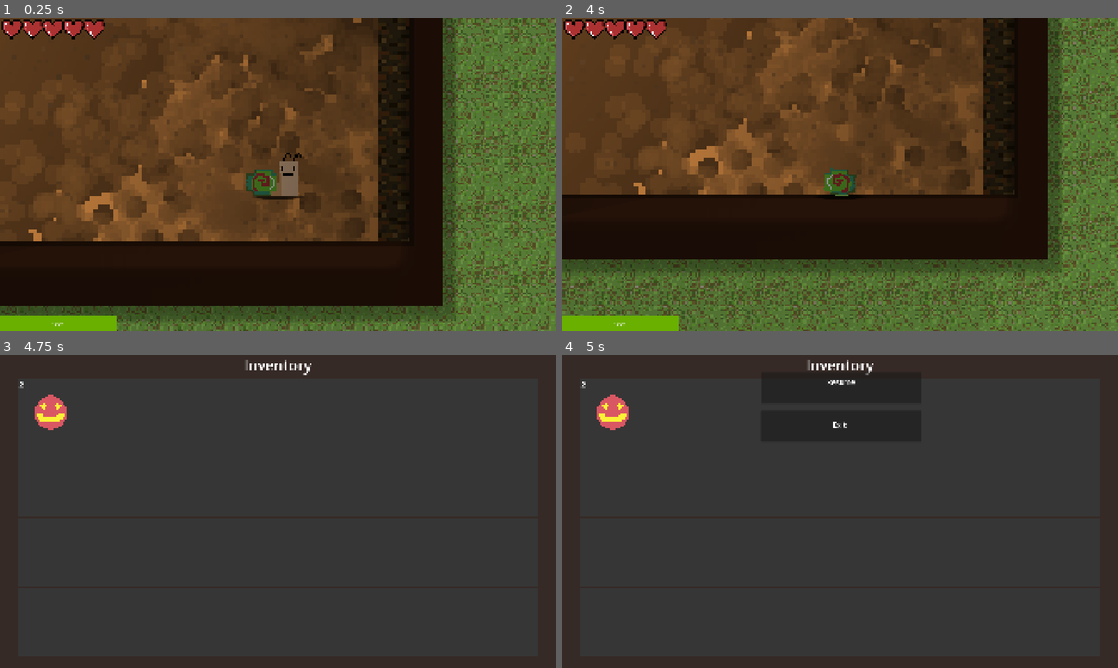
Above: before the commit, frames 1-4 (two rows, left to right).
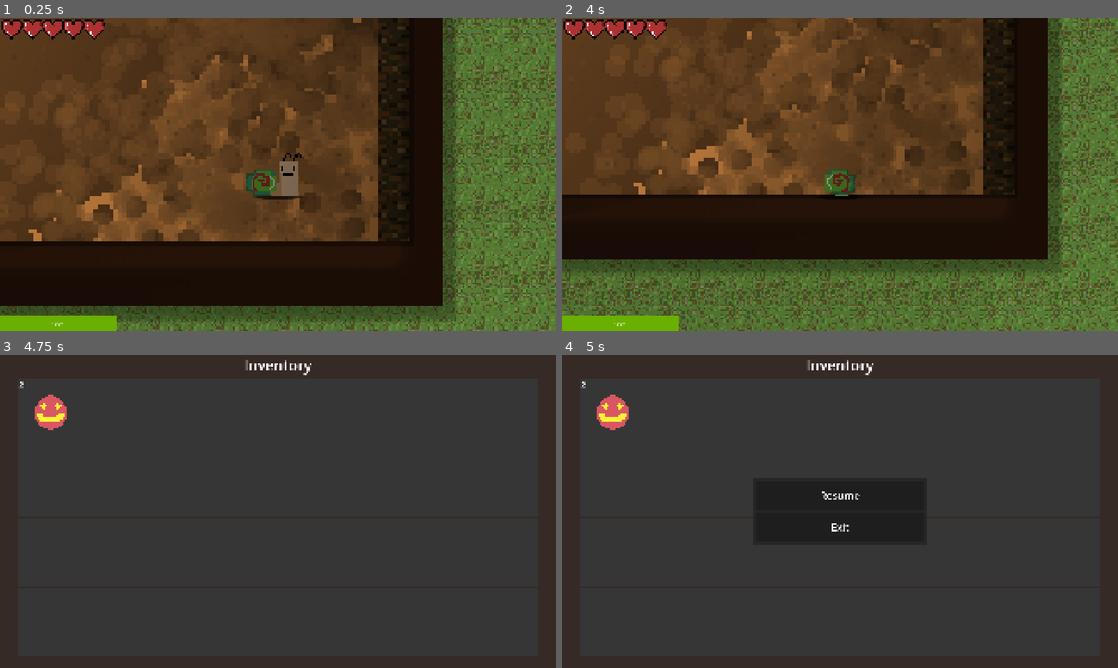
Above: after the commit, the same moments.

Repository: mark4pro/rogue-like
Game: Godot game, scene res://worldGen/testGen.tscn
Same seed, same stepped clock (60 frames per second), same inputs: the game is played once before the commit and once after it.
Inputs (mouse positions are in pixels of both pictures, inside the frame that each line leads up to):
- Up to frame 1 (0.25 s): no input
- Up to frame 2 (4 s): tap Enter at 0.5, 2.75 s; move the mouse to (962, 158) at 0.52 s; hold D (right) 0.53-1.28 s; tap E (pickup, bound only before the commit) at 0.6, 1.55, 2.1, 3.05, 3.8 s; click (962, 158) at 0.67 s; tap Space at 1.25 s; move the mouse to (728, 190) at 1.27 s; hold S (down) 1.28-2.03 s; tap F6 (free_cam) at 1.35 s; move the mouse to (895, 105) at 2.02 s; hold D (right) 2.03-2.78 s; move the mouse to (812, 237) at 2.77 s; hold W (up) 2.78-3.53 s; tap Ctrl (roll) at 2.85 s; click (812, 237) at 2.92 s; move the mouse to (1006, 221) at 3.52 s; hold A (left) from 3.53 s (still down); hold Shift (sprint) from 3.53 s (still down)
- Up to frame 3 (4.75 s): keep holding A (left); tap I (inventory) at 4.15 s; move the mouse to (111, 464) at 4.27 s; release Shift (sprint) at 4.28 s; tap E (pickup, bound only before the commit) at 4.35 s
- Up to frame 4 (5 s): keep holding A (left); tap Escape (pause) at 4.9 s

Frames 1-3 are identical in both runs. In frame 4, 0.2% of the frame differs, in the area x 46-56%, y 5-57%.

Commit message:
Redesigned pause menu
added hub exit and the option to go back to hub in the pause menu

Diff:
--- a/Assets/prefabs/player.tscn
+++ b/Assets/prefabs/player.tscn
@@ -6,6 +6,7 @@
 [ext_resource type="Texture2D" uid="uid://b70aujp6bewbx" path="res://Assets/imgs/shadow.png" id="4_gmoaq"]
 [ext_resource type="Script" uid="uid://dwmaslk0joqji" path="res://inventory_ui.gd" id="5_w0l5f"]
 [ext_resource type="Script" uid="uid://lad2fj3lc8w3" path="res://Script/pause_menu.gd" id="6_4312i"]
+[ext_resource type="Script" uid="uid://b6bwarcve0kkn" path="res://Script/death_screen.gd" id="7_4312i"]
 
 [sub_resource type="PhysicsMaterial" id="PhysicsMaterial_mbpd7"]
 friction = 0.0
@@ -345,17 +346,17 @@
 [node name="MessageTimer" type="Timer" parent="UI" unique_id=1616340881]
 wait_time = 2.0
 
-[node name="InventoryUI" type="CanvasLayer" parent="." unique_id=546084464]
+[node name="inventoryUI" type="CanvasLayer" parent="." unique_id=546084464]
 visible = false
 
-[node name="Inventory_UI" type="Control" parent="InventoryUI" unique_id=637673965]
+[node name="inventory" type="Control" parent="inventoryUI" unique_id=637673965]
 layout_mode = 3
 anchors_preset = 0
 offset_right = 40.0
 offset_bottom = 40.0
 script = ExtResource("5_w0l5f")
 
-[node name="ColorRect" type="ColorRect" parent="InventoryUI/Inventory_UI" unique_id=1208581209]
+[node name="ColorRect" type="ColorRect" parent="inventoryUI/inventory" unique_id=1208581209]
 layout_mode = 0
 offset_right = 1920.0
 offset_bottom = 1080.0
@@ -363,7 +364,7 @@
 grow_vertical = 2
 color = Color(0.21, 0.16534, 0.1491, 1)
 
-[node name="Label" type="Label" parent="InventoryUI/Inventory_UI/ColorRect" unique_id=1893994091]
+[node name="Label" type="Label" parent="inventoryUI/inventory/ColorRect" unique_id=1893994091]
 layout_mode = 0
 offset_right = 1920.0
 offset_bottom = 69.0
@@ -372,7 +373,7 @@
 text = "Inventory"
 horizontal_alignment = 1
 
-[node name="GridContainer" type="GridContainer" parent="InventoryUI/Inventory_UI/ColorRect" unique_id=561799135]
+[node name="GridContainer" type="GridContainer" parent="inventoryUI/inventory/ColorRect" unique_id=561799135]
 layout_mode = 0
 offset_left = 64.0
 offset_top = 80.0
@@ -382,10 +383,9 @@
 theme_override_constants/v_separation = 2
 columns = 8
 
-[node name="pause_menu" type="CanvasLayer" parent="." unique_id=732976117]
-visible = false
-
-[node name="pauseMenu" type="Control" parent="pause_menu" unique_id=403354627]
+[node name="pauseMenu" type="CanvasLayer" parent="." unique_id=732976117]
+
+[node name="pauseMenu" type="Control" parent="pauseMenu" unique_id=403354627]
 layout_mode = 3
 anchors_preset = 15
 anchor_right = 1.0
@@ -395,68 +395,47 @@
 script = ExtResource("6_4312i")
 metadata/_edit_group_ = true
 
-[node name="exit_game" type="Button" parent="pause_menu/pauseMenu" unique_id=251820944]
-layout_mode = 1
-anchors_preset = -1
-anchor_left = 17.2
-anchor_top = 4.8
-anchor_right = 17.2
-anchor_bottom = 4.8
-offset_left = -32337.0
-offset_top = -4992.0
-offset_right = -31783.0
-offset_bottom = -4883.0
-grow_horizontal = 2
-metadata/_edit_group_ = true
-
-[node name="Label" type="Label" parent="pause_menu/pauseMenu/exit_game" unique_id=589077677]
-layout_mode = 0
-offset_left = 202.0
-offset_top = 20.0
-offset_right = 340.0
-offset_bottom = 79.0
-theme_override_font_sizes/font_size = 25
-text = "Exit"
-horizontal_alignment = 1
-vertical_alignment = 1
-
-[node name="Resume" type="Button" parent="pause_menu/pauseMenu" unique_id=1713300757]
-layout_mode = 0
-offset_left = 688.0
-offset_top = 60.0
-offset_right = 1242.0
-offset_bottom = 169.0
+[node name="ColorRect" type="ColorRect" parent="pauseMenu/pauseMenu" unique_id=1491490495]
+custom_minimum_size = Vector2(600, 340)
+layout_mode = 0
+offset_left = 660.0
+offset_top = 370.0
+offset_right = 1260.0
+offset_bottom = 710.0
+color = Color(0.14767182, 0.14767179, 0.14767179, 1)
+
+[node name="Resume" type="Button" parent="pauseMenu/pauseMenu/ColorRect" unique_id=1713300757]
+custom_minimum_size = Vector2(580, 100)
+layout_mode = 0
+offset_left = 10.0
+offset_top = 10.0
+offset_right = 590.0
+offset_bottom = 110.0
 text = "
 "
 metadata/_edit_group_ = true
 
-[node name="Label" type="Label" parent="pause_menu/pauseMenu/Resume" unique_id=527838027]
-layout_mode = 0
-offset_left = -5.0
-offset_right = 557.0
-offset_bottom = 107.0
-theme_override_font_sizes/font_size = 25
-text = "Resume
-"
+[node name="Label" type="Label" parent="pauseMenu/pauseMenu/ColorRect/Resume" unique_id=527838027]
+layout_mode = 1
+anchors_preset = 15
+anchor_right = 1.0
+anchor_bottom = 1.0
+grow_horizontal = 2
+grow_vertical = 2
+theme_override_font_sizes/font_size = 35
+text = "Resume"
 horizontal_alignment = 1
 vertical_alignment = 1
 
-[node name="Dead" type="CanvasLayer" parent="." unique_id=133084291]
-
-[node name="death_screen" type="Control" parent="Dead" unique_id=279523899]
-layout_mode = 3
-anchors_preset = 0
-offset_right = 40.0
-offset_bottom = 40.0
-
-[node name="back_to_hub" type="Button" parent="Dead/death_screen" unique_id=164796879]
-layout_mode = 0
-offset_left = 710.0
-offset_top = 950.0
-offset_right = 1210.0
-offset_bottom = 1050.0
-
-[node name="Label" type="Label" parent="Dead/death_screen/back_to_hub" unique_id=1413778075]
+[node name="backToHub" type="Button" parent="pauseMenu/pauseMenu/ColorRect" unique_id=1232013853]
+custom_minimum_size = Vector2(580, 100)
+layout_mode = 0
+offset_left = 10.0
+offset_top = 120.0
+offset_right = 590.0
+offset_bottom = 220.0
+
+[node name="Label" type="Label" parent="pauseMenu/pauseMenu/ColorRect/backToHub" unique_id=1768137557]
 layout_mode = 1
 anchors_preset = 15
 anchor_right = 1.0
@@ -468,9 +447,60 @@
 horizontal_alignment = 1
 vertical_alignment = 1
 
+[node name="exitGame" type="Button" parent="pauseMenu/pauseMenu/ColorRect" unique_id=251820944]
+custom_minimum_size = Vector2(580, 100)
+layout_mode = 0
+offset_left = 10.0
+offset_top = 230.0
+offset_right = 590.0
+offset_bottom = 330.0
+metadata/_edit_group_ = true
+
+[node name="Label" type="Label" parent="pauseMenu/pauseMenu/ColorRect/exitGame" unique_id=589077677]
+layout_mode = 1
+anchors_preset = 15
+anchor_right = 1.0
+anchor_bottom = 1.0
+grow_horizontal = 2
+grow_vertical = 2
+theme_override_font_sizes/font_size = 35
+text = "Exit"
+horizontal_alignment = 1
+vertical_alignment = 1
+
+[node name="deathMenu" type="CanvasLayer" parent="." unique_id=133084291]
+visible = false
+
+[node name="deathScreen" type="Control" parent="deathMenu" unique_id=279523899]
+layout_mode = 3
+anchors_preset = 0
+offset_right = 40.0
+offset_bottom = 40.0
+script = ExtResource("7_4312i")
+
+[node name="backToHub" type="Button" parent="deathMenu/deathScreen" unique_id=164796879]
+layout_mode = 0
+offset_left = 710.0
+offset_top = 950.0
+offset_right = 1210.0
+offset_bottom = 1050.0
+
+[node name="Label" type="Label" parent="deathMenu/deathScreen/backToHub" unique_id=1413778075]
+layout_mode = 1
+anchors_preset = 15
+anchor_right = 1.0
+anchor_bottom = 1.0
+grow_horizontal = 2
+grow_vertical = 2
+theme_override_font_sizes/font_size = 35
+text = "Back to hub world"
+horizontal_alignment = 1
+vertical_alignment = 1
+
 [connection signal="animation_finished" from="RotPoint/Sprite2D" to="." method="_on_sprite_2d_animation_finished"]
 [connection signal="timeout" from="roll_cooldown" to="." method="_on_roll_cooldown_timeout"]
 [connection signal="timeout" from="UI/MessageTimer" to="." method="_on_message_timer_timeout"]
-[connection signal="pressed" from="pause_menu/pauseMenu/exit_game" to="pause_menu/pauseMenu" method="_on_exit_game_pressed"]
-[connection signal="button_down" from="pause_menu/pauseMenu/Resume" to="pause_menu/pauseMenu" method="_on_resume_button_down"]
-[connection signal="pressed" from="Dead/death_screen/back_to_hub" to="." method="_on_back_to_hub_pressed"]
+[connection signal="button_down" from="pauseMenu/pauseMenu/ColorRect/Resume" to="pauseMenu/pauseMenu" method="_on_resume_button_down"]
+[connection signal="button_down" from="pauseMenu/pauseMenu/ColorRect/backToHub" to="pauseMenu/pauseMenu" method="_on_back_to_hub_button_down"]
+[connection signal="button_down" from="pauseMenu/pauseMenu/ColorRect/exitGame" to="pauseMenu/pauseMenu" method="_on_exit_game_button_down"]
+[connection signal="button_down" from="deathMenu/deathScreen/backToHub" to="deathMenu/deathScreen" method="_on_back_to_hub_button_down"]
--- a/Scenes/hub.tscn
+++ b/Scenes/hub.tscn
@@ -11,6 +11,7 @@
 [ext_resource type="Shader" uid="uid://b8rek7pxkyq5r" path="res://Assets/shaders/drop_shadow.gdshader" id="7_lw6cm"]
 [ext_resource type="Texture2D" uid="uid://8ijmbvm5swve" path="res://Assets/imgs/Hub/Hub_Bounds.png" id="8_vkujn"]
 [ext_resource type="PackedScene" uid="uid://biahn66yel13i" path="res://Assets/prefabs/tree.tscn" id="9_f11wv"]
+[ext_resource type="Script" uid="uid://vrbdmd6n1uor" path="res://Script/Hub_exit.gd" id="9_y6p6t"]
 
 [sub_resource type="ShaderMaterial" id="ShaderMaterial_f11wv"]
 shader = ExtResource("4_vkujn")
@@ -121,6 +122,7 @@
 
 [node name="Exit" type="Node2D" parent="." unique_id=2063789021]
 position = Vector2(38, 448)
+script = ExtResource("9_y6p6t")
 
 [node name="Sprite2D" type="Sprite2D" parent="Exit" unique_id=1399694429]
 texture = SubResource("GradientTexture2D_y6p6t")
@@ -222,3 +224,6 @@
 
 [node name="Ambient" type="CanvasModulate" parent="DaylightSystem" unique_id=1210830975]
 color = Color(0.34407556, 0.3440758, 0.34407565, 1)
+
+[connection signal="body_entered" from="Exit/Area2D" to="Exit" method="_on_area_2d_body_entered"]
+[connection signal="body_exited" from="Exit/Area2D" to="Exit" method="_on_area_2d_body_exited"]
--- /dev/null
+++ b/Script/Hub_exit.gd
@@ -0,0 +1,15 @@
+extends Node2D
+
+var touching : bool = false
+
+func _process(delta: float) -> void:
+	if touching and Input.is_action_just_pressed("interact") and not get_tree().paused:
+		Global.sceneIndex = 1
+
+func _on_area_2d_body_entered(body: Node2D) -> void:
+	if body.is_in_group("Player"):
+		Global.sendMessage("Press E to start your journey!", 2.0)
+		touching = true
+
+func _on_area_2d_body_exited(body: Node2D) -> void:
+	touching = false
--- /dev/null
+++ b/Script/death_screen.gd
@@ -0,0 +1,4 @@
+extends Control
+
+func _on_back_to_hub_button_down() -> void:
+	Global.sceneIndex = 0
--- a/Script/groundItem.gd
+++ b/Script/groundItem.gd
@@ -12,7 +12,7 @@
 
 # Called every frame. 'delta' is the elapsed time since the previous frame.
 func _process(delta: float) -> void:
-	if player_in_range and Input.is_action_just_pressed("pickup") and not get_tree().paused:
+	if player_in_range and Input.is_action_just_pressed("interact") and not get_tree().paused:
 		pickup_item()
 
 func pickup_item():
@@ -23,7 +23,7 @@
 func _on_area_2d_body_entered(body: Node2D) -> void:
 	if body.is_in_group("Player"):
 		player_in_range = true
-		Global.sendMessage("Press E to pickup " + item.name, 1.0)
+		Global.sendMessage("Press E to pickup " + item.name + ".", 1.0)
 
 func _on_area_2d_body_exited(body: Node2D) -> void:
 	if body.is_in_group("Player"):
--- a/Script/pause_menu.gd
+++ b/Script/pause_menu.gd
@@ -1,17 +1,46 @@
 extends Control
 
 @onready var pauseCanvasLayer : CanvasLayer = $".."
+@onready var bg : ColorRect = $ColorRect
+@onready var exitBttn : Button = $ColorRect/exitGame
 
-func _ready() -> void:
-	pass
+var bgChildren : Array[Node] = []
+
+func getChildCount() -> int:
+	var count = 0
+
+	for c in bgChildren:
+		if c.visible: count += 1
+
+	return count
 
 func _process(delta: float) -> void:
-	pass
+	bgChildren = bg.get_children()
+
+	var bgCount : int = getChildCount()
+
+	if Global.sceneIndex == 0:
+		$ColorRect/backToHub.visible = false
+
+		var dif : int = bgChildren.size() - bgCount
+		var thisIndex : int = bgChildren.find(exitBttn) - dif
+
+		exitBttn.position.y = (thisIndex * 100) + (thisIndex * 10) + 10
+
+		var halfBGSize : Vector2 = bg.size / 2
+		var newSize : float = (bgCount * 100) + (bgCount * 10) + 10
+
+		bg.custom_minimum_size.y = newSize
+		bg.size.y = newSize
+		bg.position = Vector2(960 - halfBGSize.x, 540 - halfBGSize.y)
 
 func _on_resume_button_down() -> void:
 	get_tree().paused = !get_tree().paused
 	pauseCanvasLayer.visible = !pauseCanvasLayer.visible
 
+func _on_back_to_hub_button_down() -> void:
+	get_tree().paused = false
+	Global.sceneIndex = 0
 
-func _on_exit_game_pressed() -> void:
+func _on_exit_game_button_down() -> void:
 	get_tree().quit()
--- a/Script/player_controller.gd
+++ b/Script/player_controller.gd
@@ -8,10 +8,10 @@
 @onready var roll_cooldown : Timer = $roll_cooldown
 @onready var left_grass : GPUParticles2D = $leftGrass
 @onready var right_grass : GPUParticles2D = $rightGrass
-@onready var Inventory_UI : CanvasLayer = $InventoryUI
+@onready var Inventory_UI : CanvasLayer = $inventoryUI
 @onready var camera : Camera2D = $Camera2D
-@onready var pauseMenu : CanvasLayer = $pause_menu
-@onready var deathScreen : CanvasLayer = $Dead
+@onready var pauseMenu : CanvasLayer = $pauseMenu
+@onready var deathScreen : CanvasLayer = $deathMenu
 
 @export_category("Stats")
 @export var max_health : float = 100
@@ -56,7 +56,7 @@
 	Inventory_UI.visible = false
 	pauseMenu.visible = false
 	deathScreen.visible = false
-	Global.inventoryUI = $InventoryUI/Inventory_UI
+	Global.inventoryUI = $inventoryUI/inventory
 
 	var boundsChk = get_tree().get_nodes_in_group("Bounds")
 	if not boundsChk.is_empty(): bounds = boundsChk[0].get_node_or_null("CollisionPolygon2D")
@@ -256,9 +256,6 @@
 	if anim == "start_roll" or anim == "end_roll":
 		roll_state += 1
 
-func _on_back_to_hub_pressed() -> void:
-	Global.sceneIndex = 0
-
 func _on_message_timer_timeout() -> void:
 	var ms : Array[Node] = Global.messageBox.get_children()
 	if not ms.is_empty(): ms[0].queue_free()
--- a/project.godot
+++ b/project.godot
@@ -85,7 +85,7 @@
 "events": [Object(InputEventKey,"resource_local_to_scene":false,"resource_name":"","device":-1,"window_id":0,"alt_press …(195 unchanged characters)…
 ]
 }
-pickup={
+interact={
 "deadzone": 0.2,
 "events": [Object(InputEventKey,"resource_local_to_scene":false,"resource_name":"","device":-1,"window_id":0,"alt_press …(192 unchanged characters)…
 ]
Not shown, added: Script/Hub_exit.gd.uid
Not shown, added: Script/death_screen.gd.uid
